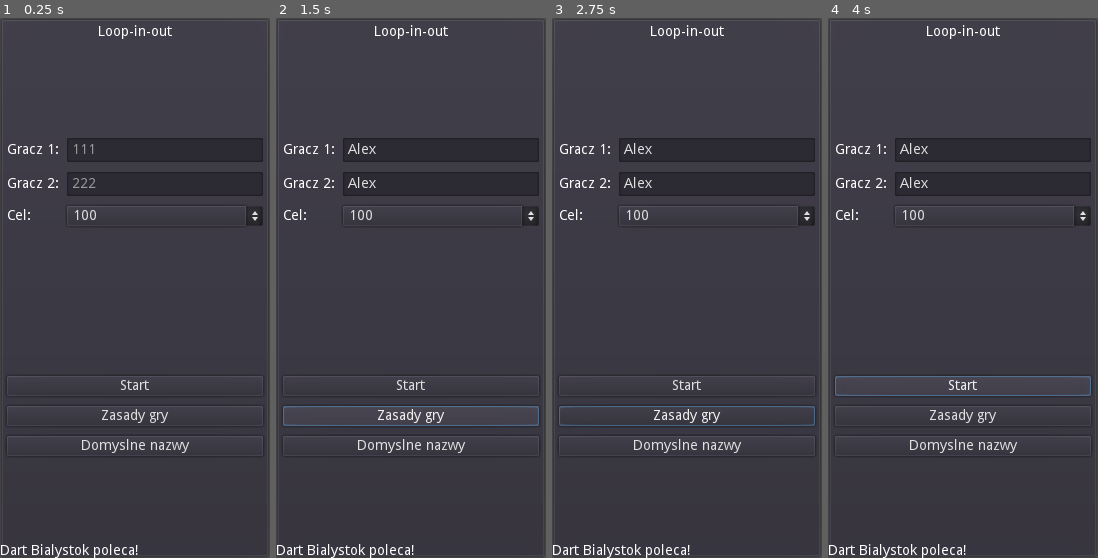
Above: before the commit, frames 1-4 (left to right).
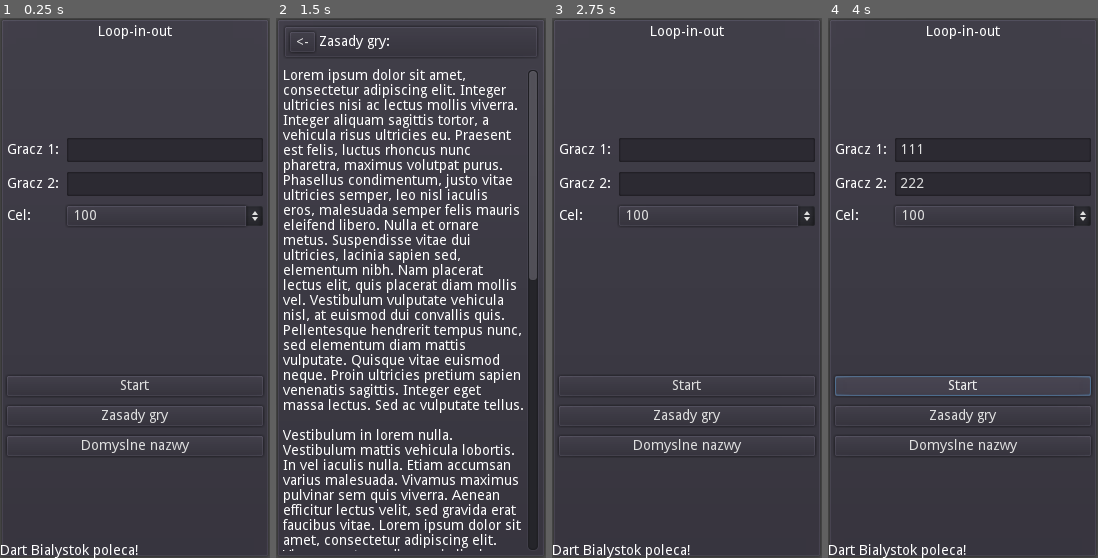
Above: after the commit, the same moments.

Repository: Kiel97/ideal-fortnight
Game: Godot game, scene res://Main.tscn
Same seed, same stepped clock (60 frames per second), same inputs: the game is played once before the commit and once after it.
Inputs (mouse positions are in pixels of both pictures, inside the frame that each line leads up to):
- Up to frame 1 (0.25 s): no input
- Up to frame 2 (1.5 s): click (440, 147) at 0.52 s; type "Alex" at 0.6 s; click (440, 185) at 0.75 s; type "Alex" at 0.83 s; click "Zasady gry" at 1.25 s
- Up to frame 3 (2.75 s): click (579, 39) at 2 s, where only the run after the commit has a clickable "<-"
- Up to frame 4 (4 s): click "Domyslne nazwy" at 2.75 s; click "Start" at 3.5 s

The runs differ from the first frame. In frame 1, less than 0.1% of the frame differs, in the area x 27-36%, y 23-32%; in frame 2, 24%, in the area x 0-98%, y 1-100%; in frame 3, 0.6%; in frame 4, 0.2%.

Commit message:
Main activity update

Diff:
--- /dev/null
+++ b/LoopInOut/Main.gd
@@ -0,0 +1,17 @@
+extends Control
+
+onready var player1 = $"PanelContainer/VBoxContainer/Body/Players Grid/Player1TextEdit"
+onready var player2 = $"PanelContainer/VBoxContainer/Body/Players Grid/Player2TextEdit"
+
+func _ready() -> void:
+	pass # Replace with function body.
+
+func _on_DefaultButton_pressed() -> void:
+	insert_defaults()
+
+func _on_RulesButton_pressed() -> void:
+	get_tree().change_scene("res://Help.tscn")
+
+func insert_defaults() -> void:
+	player1.text = "111"
+	player2.text = "222"
--- a/LoopInOut/Main.tscn
+++ b/LoopInOut/Main.tscn
@@ -1,8 +1,11 @@
-[gd_scene format=2]
+[gd_scene load_steps=2 format=2]
+
+[ext_resource path="res://Main.gd" type="Script" id=1]
 
 [node name="Main" type="Control"]
 anchor_right = 1.0
 anchor_bottom = 1.0
+script = ExtResource( 1 )
 
 [node name="PanelContainer" type="PanelContainer" parent="."]
 anchor_right = 1.0
@@ -45,7 +48,6 @@
 margin_bottom = 24.0
 size_flags_horizontal = 3
 max_length = 12
-placeholder_text = "111"
 
 [node name="Player2Label" type="Label" parent="PanelContainer/VBoxContainer/Body/Players Grid"]
 margin_top = 39.0
@@ -60,7 +62,6 @@
 margin_bottom = 58.0
 size_flags_horizontal = 3
 max_length = 12
-placeholder_text = "222"
 
 [node name="TargerLabel" type="Label" parent="PanelContainer/VBoxContainer/Body/Players Grid"]
 margin_top = 71.0
@@ -109,3 +110,5 @@
 anchor_bottom = 1.0
 margin_top = -14.0
 text = "Dart Bialystok poleca!"
+[connection signal="pressed" from="PanelContainer/VBoxContainer/Body/Buttons/RulesButton" to="." method="_on_RulesButton_pressed"]
+[connection signal="pressed" from="PanelContainer/VBoxContainer/Body/Buttons/DefaultButton" to="." method="_on_DefaultButton_pressed"]
